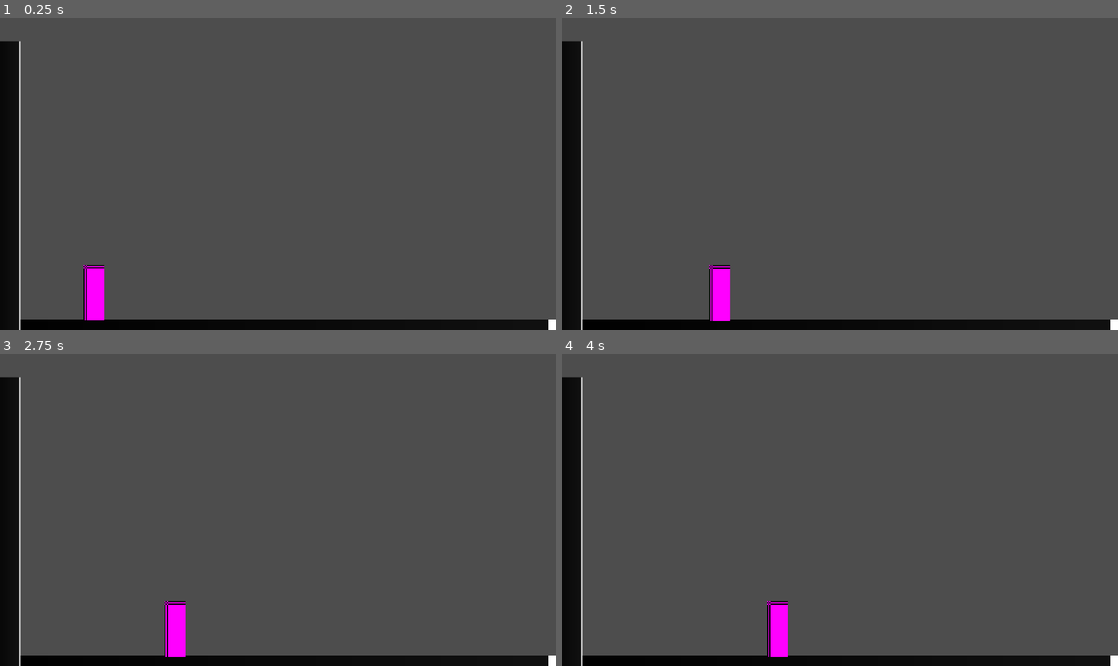
Above: before the commit, frames 1-4 (two rows, left to right).
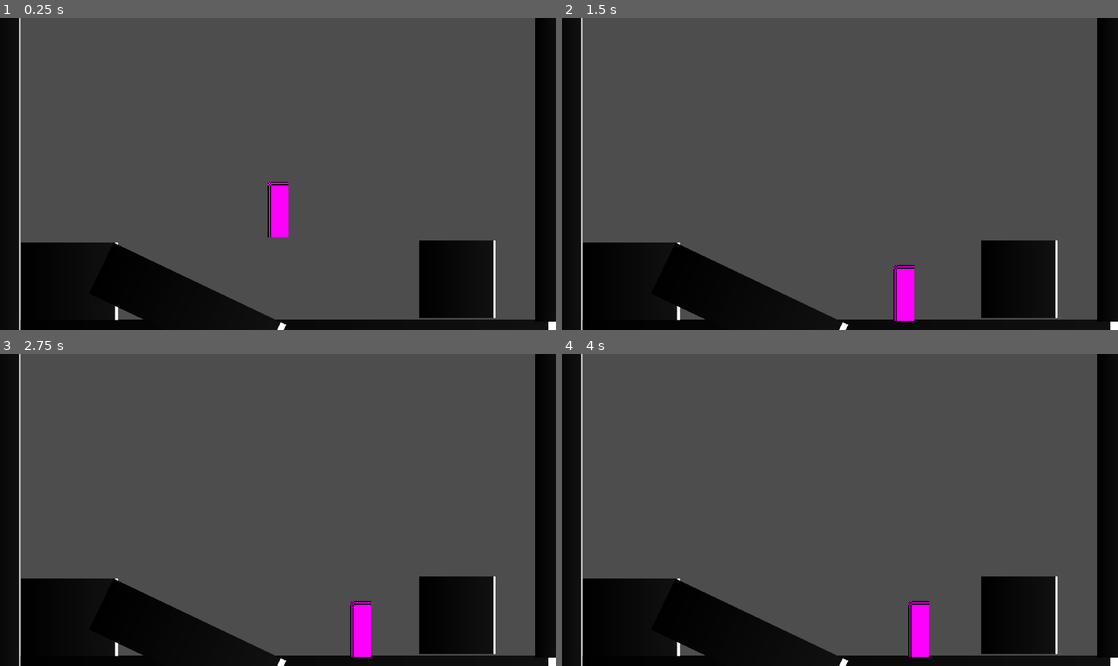
Above: after the commit, the same moments.

Repository: Ye-Khaung-Moe/Metroidvania-
Game: Godot game, scene res://playground.tscn
Same seed, same stepped clock (60 frames per second), same inputs: the game is played once before the commit and once after it.
Inputs:
- Up to frame 1 (0.25 s): no input
- Up to frame 2 (1.5 s): hold Right (right) 0.53-1.28 s; hold Left (left) from 1.28 s (still down)
- Up to frame 3 (2.75 s): release Left (left) at 2.03 s; hold Right (right) from 2.03 s (still down)
- Up to frame 4 (4 s): release Right (right) at 3.53 s; hold Left (left) from 3.53 s (still down)

The runs differ from the first frame. In frame 1, 16% of the frame differs, in the area x 0-100%, y 0-100%; in frame 2, 16%; in frame 3, 16%; in frame 4, 16%.

Commit message:
Level Prototype

Diff:
--- /dev/null
+++ b/metroidvania/player/state/00_player_state.gd
@@ -0,0 +1 @@
+class_name PlayerState extends Node
--- a/metroidvania/playground.tscn
+++ b/metroidvania/playground.tscn
@@ -12,7 +12,7 @@
 height = 32
 
 [sub_resource type="RectangleShape2D" id="RectangleShape2D_tfvc8"]
-size = Vector2(33, 32)
+size = Vector2(32.050755, 31.872967)
 
 [node name="Playground" type="Node2D" unique_id=552482179]
 
@@ -28,12 +28,12 @@
 shape = SubResource("RectangleShape2D_tfvc8")
 
 [node name="Player" parent="Sprite2D" unique_id=959542541 instance=ExtResource("1_rupst")]
-position = Vector2(-10.402428, -67.20001)
+position = Vector2(-0.113245726, -182.40001)
 scale = Vector2(0.064711824, 1.5999999)
 
 [node name="Sprite2D2" type="Sprite2D" parent="." unique_id=563880718]
-position = Vector2(2, 148)
-scale = Vector2(0.9765634, 8)
+position = Vector2(2, 135)
+scale = Vector2(0.9765634, 8.8125)
 texture = SubResource("GradientTexture2D_ho087")
 
 [node name="StaticBody2D" type="StaticBody2D" parent="Sprite2D2" unique_id=102051499]
@@ -42,3 +42,64 @@
 position = Vector2(-0.49999994, 0)
 scale = Vector2(0.9999999, 1)
 shape = SubResource("RectangleShape2D_tfvc8")
+
+[node name="Sprite2D3" type="Sprite2D" parent="." unique_id=1500503903]
+position = Vector2(395, 226)
+scale = Vector2(2.0625002, 2.09375)
+texture = SubResource("GradientTexture2D_ho087")
+
+[node name="StaticBody2D" type="StaticBody2D" parent="Sprite2D3" unique_id=1483654739]
+
+[node name="CollisionShape2D" type="CollisionShape2D" parent="Sprite2D3/StaticBody2D" unique_id=128750712]
+position = Vector2(-0.49999994, 0)
+scale = Vector2(0.9999999, 1)
+shape = SubResource("RectangleShape2D_tfvc8")
+
+[node name="Sprite2D4" type="Sprite2D" parent="." unique_id=569306975]
+position = Vector2(473, 128)
+scale = Vector2(0.6874998, 8.421875)
+texture = SubResource("GradientTexture2D_ho087")
+
+[node name="StaticBody2D" type="StaticBody2D" parent="Sprite2D4" unique_id=2036764821]
+
+[node name="CollisionShape2D" type="CollisionShape2D" parent="Sprite2D4/StaticBody2D" unique_id=460559304]
+position = Vector2(-0.49999994, 0)
+scale = Vector2(0.9999999, 1)
+shape = SubResource("RectangleShape2D_tfvc8")
+
+[node name="Sprite2D5" type="Sprite2D" parent="." unique_id=1572290327]
+position = Vector2(60.000008, 228.00002)
+scale = Vector2(2.6249995, 2.09375)
+texture = SubResource("GradientTexture2D_ho087")
+
+[node name="StaticBody2D" type="StaticBody2D" parent="Sprite2D5" unique_id=1604399122]
+
+[node name="CollisionShape2D" type="CollisionShape2D" parent="Sprite2D5/StaticBody2D" unique_id=799282182]
+position = Vector2(-0.49999994, 0)
+scale = Vector2(0.9999999, 1)
+shape = SubResource("RectangleShape2D_tfvc8")
+
+[node name="Sprite2D6" type="Sprite2D" parent="." unique_id=626346424]
+position = Vector2(162, 252.00002)
+rotation = 0.44505897
+scale = Vector2(5.163222, 1.5269095)
+texture = SubResource("GradientTexture2D_ho087")
+
+[node name="StaticBody2D" type="StaticBody2D" parent="Sprite2D6" unique_id=1770540663]
+
+[node name="CollisionShape2D" type="CollisionShape2D" parent="Sprite2D6/StaticBody2D" unique_id=2047910357]
+position = Vector2(-0.025375366, 0.06352997)
+scale = Vector2(0.9999999, 1)
+shape = SubResource("RectangleShape2D_tfvc8")
+
+[node name="Sprite2D7" type="Sprite2D" parent="." unique_id=1869552080]
+position = Vector2(244.49998, -30.000015)
+scale = Vector2(16.09375, 1.5269095)
+texture = SubResource("GradientTexture2D_ho087")
+
+[node name="StaticBody2D" type="StaticBody2D" parent="Sprite2D7" unique_id=1151263655]
+
+[node name="CollisionShape2D" type="CollisionShape2D" parent="Sprite2D7/StaticBody2D" unique_id=1211017313]
+position = Vector2(-0.025375366, 0.06352997)
+scale = Vector2(0.9999999, 1)
+shape = SubResource("RectangleShape2D_tfvc8")
Not shown, added: metroidvania/player/state/00_player_state.gd.uid
